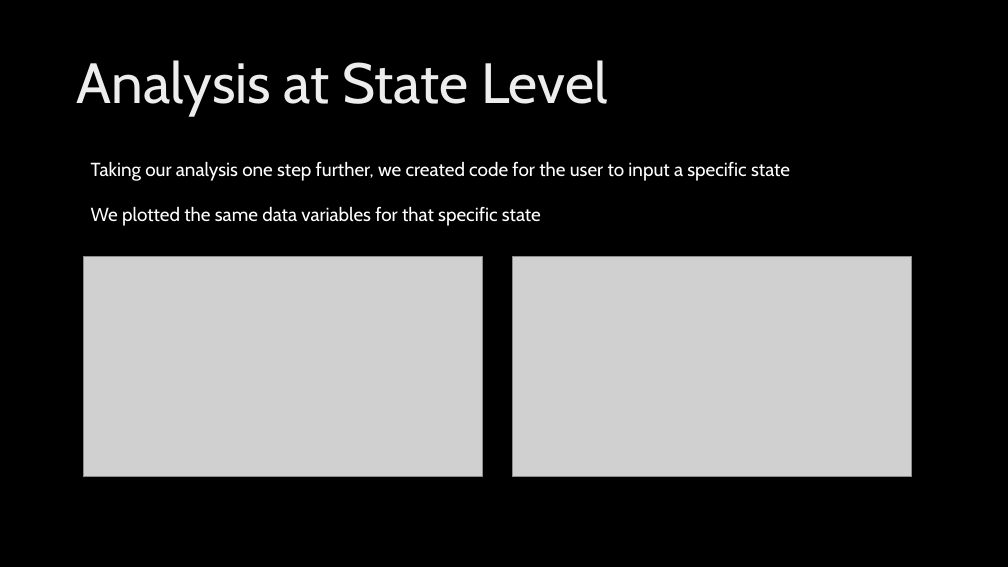
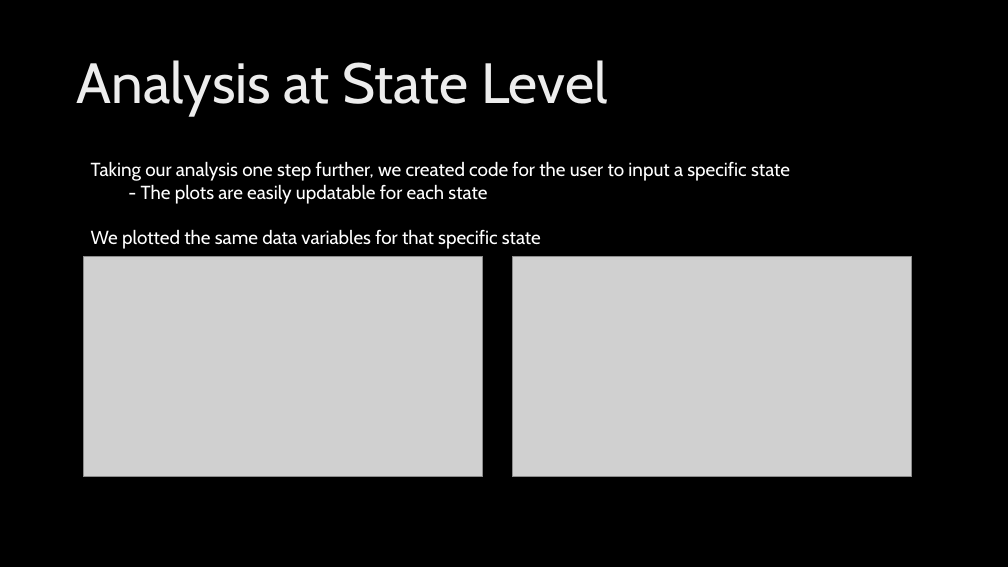
Before and after one commit to rigbysteven67/Project-1-Group-6-Shared, a slide deck: slide 7 of State Partisan Control affects on Covid.pptx. Drawn at 1008x567 pixels with LibreOffice and Linux fonts; fonts in the diff are those of the drawing; grey boxes stand for pictures; background and template pictures are left out. Boxes give left, top, right and bottom in pixels: in the first picture for what was removed or moved away, otherwise in the second. Text is boxed around its words. In the diff, an @@ line names an element or a change of style, - is before the commit and + after.

```diff
--- a/State Partisan Control affects on Covid.pptx
+++ b/State Partisan Control affects on Covid.pptx
@@ text at (x1=141, y1=184, x2=487, y2=204): paragraph added @@
+- The plots are easily updatable for each state
```
Also in this commit, not shown: 2 other slides changed, 2 other files.
